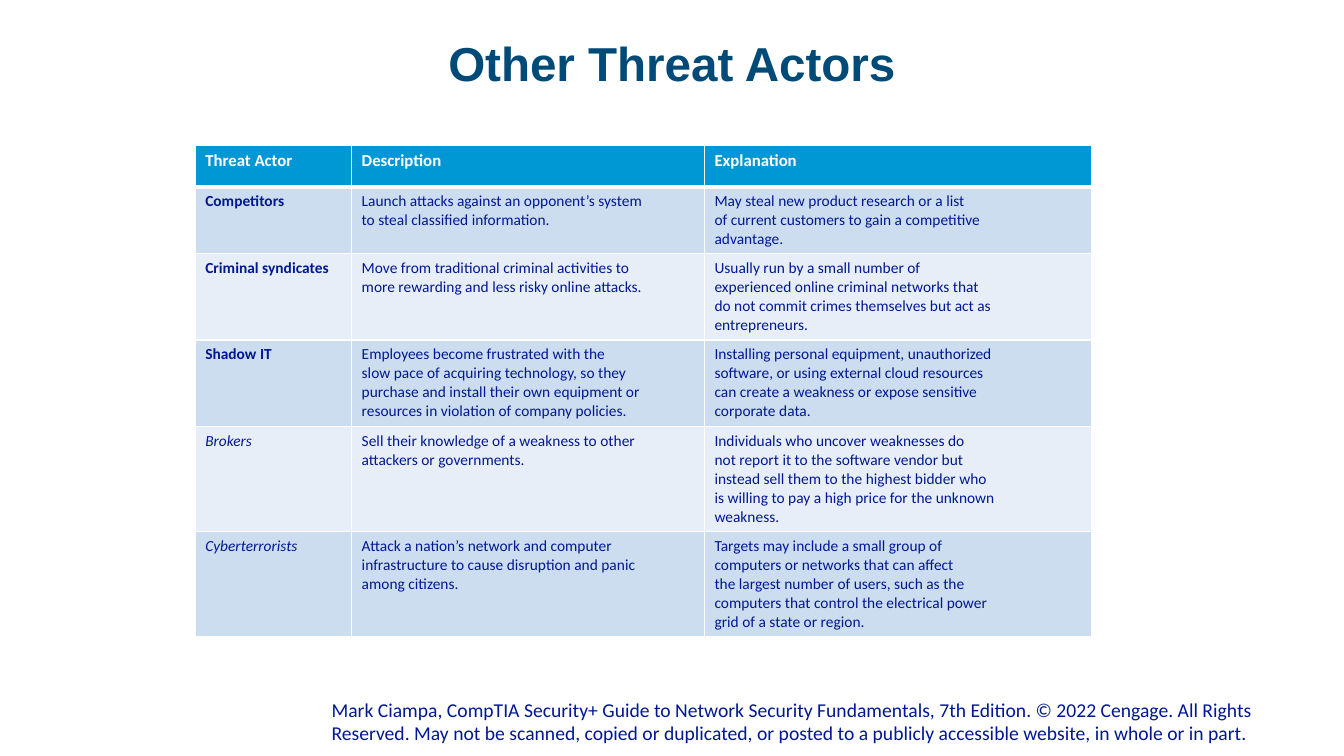
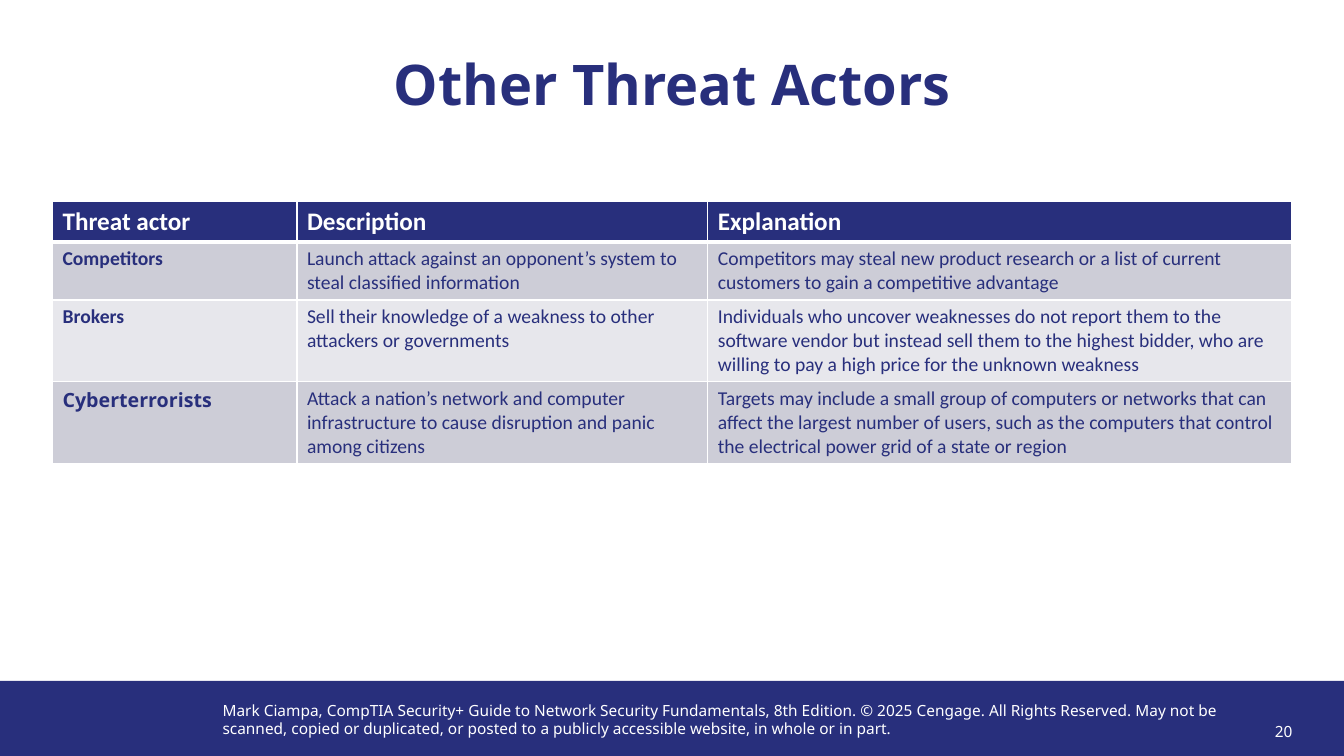
Before and after one commit to lcvp/troy-hust-university-resources, a slide deck: slide 20 of CS-4451/Modules/Hoang-Xuan-Tung/Module 1 (Introduction to Security).pptx (slide 14 before the commit). Drawn at 1344x756 pixels with LibreOffice and Linux fonts; fonts in the diff are those of the drawing; background and template pictures are left out. Boxes give left, top, right and bottom in pixels: in the first picture for what was removed or moved away, otherwise in the second. Text is boxed around its words. In the diff, an @@ line names an element or a change of style, - is before the commit and + after.

Commit message:
Add Week2 lab report, update slides, remove .keep
Add Week2 Practical Experience Report (Lab 2) for Hoang-Xuan-Tung under CS-4451/Assignments; update Module 1 (Introduction to Security) PPTX for Hoang-Xuan-Tung in CS-4451/Modules (binary changed); remove placeholder .keep from CS-4451/Assignments.

```diff
--- a/CS-4451/Modules/Hoang-Xuan-Tung/Module 1 (Introduction to Security).pptx
+++ b/CS-4451/Modules/Hoang-Xuan-Tung/Module 1 (Introduction to Security).pptx
@@ title "Other Threat Actors": place and size @@
-title "Other Threat Actors" at (448, 46, 896, 82)
+title "Other Threat Actors" at (394, 62, 951, 106)
@@ title "Other Threat Actors" at (394, 62, 951, 106): size 34 to 40 pt, font Arial to Noto Sans, text colour #004A78 to #282F7C @@
@@ table at (52, 202, 1292, 508) @@
-row 1: Threat Actor | Description | Explanation
-row 2: Competitors | Launch attacks against an opponent’s system / to steal classified information. | May steal new product research or a list / of current customers to gain a competitive / advantage.
-row 3: Criminal syndicates | Move from traditional criminal activities to / more rewarding and less risky online attacks. | Usually run by a small number of / experienced online criminal networks that / do not commit crimes themselves but act as / entrepreneurs.
-row 4: Shadow IT | Employees become frustrated with the / slow pace of acquiring technology, so they / purchase and install their own equipment or / resources in violation of company policies. | Installing personal equipment, unauthorized / software, or using external cloud resources / can create a weakness or expose sensitive / corporate data.
-row 5: Brokers | Sell their knowledge of a weakness to other / attackers or governments. | Individuals who uncover weaknesses do / not report it to the software vendor but / instead sell them to the highest bidder who / is willing to pay a high price for the unknown / weakness.
-row 6: Cyberterrorists | Attack a nation’s network and computer / infrastructure to cause disruption and panic / among citizens. | Targets may include a small group of / computers or networks that can affect / the largest number of users, such as the / computers that control the electrical power / grid of a state or region.
+row 1: Threat actor | Description | Explanation
+row 2: Competitors | Launch attack against an opponent’s system to steal classified information | Competitors may steal new product research or a list of current customers to gain a competitive advantage
+row 3: Brokers | Sell their knowledge of a weakness to other attackers or governments | Individuals who uncover weaknesses do not report them to the software vendor but instead sell them to the highest bidder, who are willing to pay a high price for the unknown weakness
+row 4: Cyberterrorists | Attack a nation’s network and computer infrastructure to cause disruption and panic among citizens | Targets may include a small group of computers or networks that can affect the largest number of users, such as the computers that control the electrical power grid of a state or region
@@ table: place and size @@
-table at (196, 146, 1092, 634)
+table at (52, 202, 1292, 508)
@@ rectangle added at (0, 682, 1344, 756), fill #282F7C @@
@@ text "Mark Ciampa, CompTIA Security+ Guide ..." at (223, 704, 1216, 738): vertical alignment bottom to top @@
@@ text at (223, 704, 1216, 738): text changed; size 14 to 11 pt; font Calibri to Noto Sans; text colour #011892 to #FFFFFF @@
-Mark Ciampa, CompTIA Security+ Guide to Network Security Fundamentals, 7th Edition. © 2022 Cengage. All Rights Reserved. May not be scanned, copied or duplicated, or posted to a publicly accessible website, in whole or in part.
+Mark Ciampa, CompTIA Security+ Guide to Network Security Fundamentals, 8th Edition. © 2025 Cengage. All Rights Reserved. May not be scanned, copied or duplicated, or posted to a publicly accessible website, in whole or in part.
@@ page number added at (1275, 726, 1293, 737), 11 pt, text #FFFFFF @@
+20
```
Also in this commit, not shown: 11 other slides changed, 30 slides added, 28 slides removed, 2 other files.
